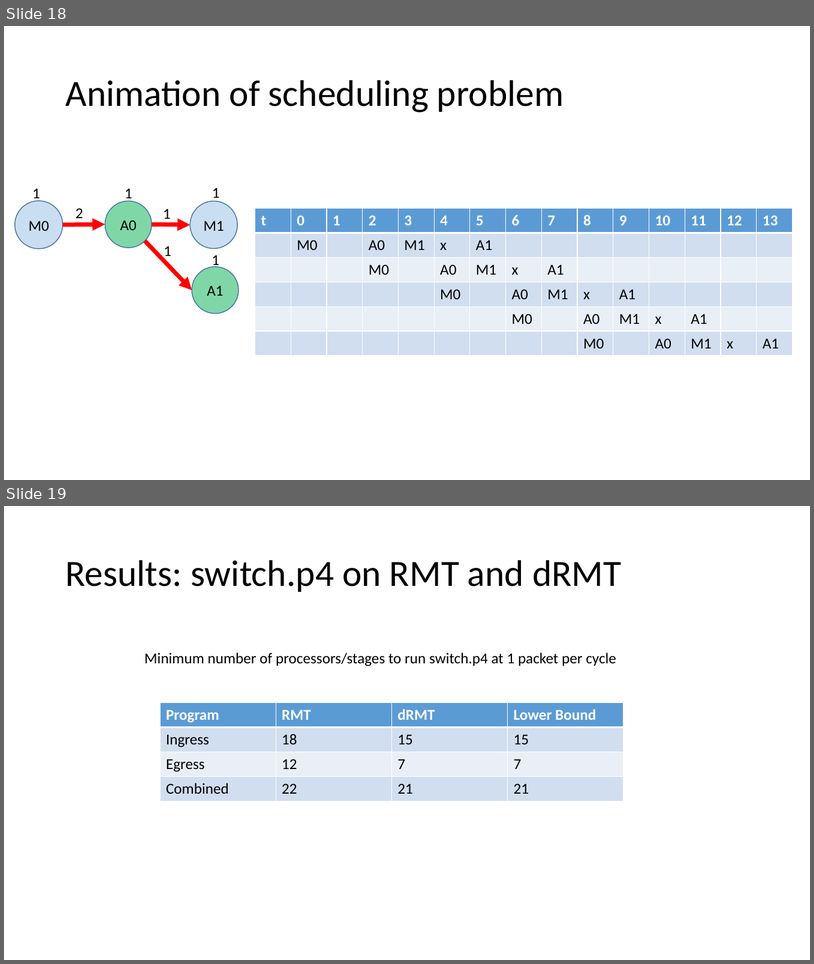
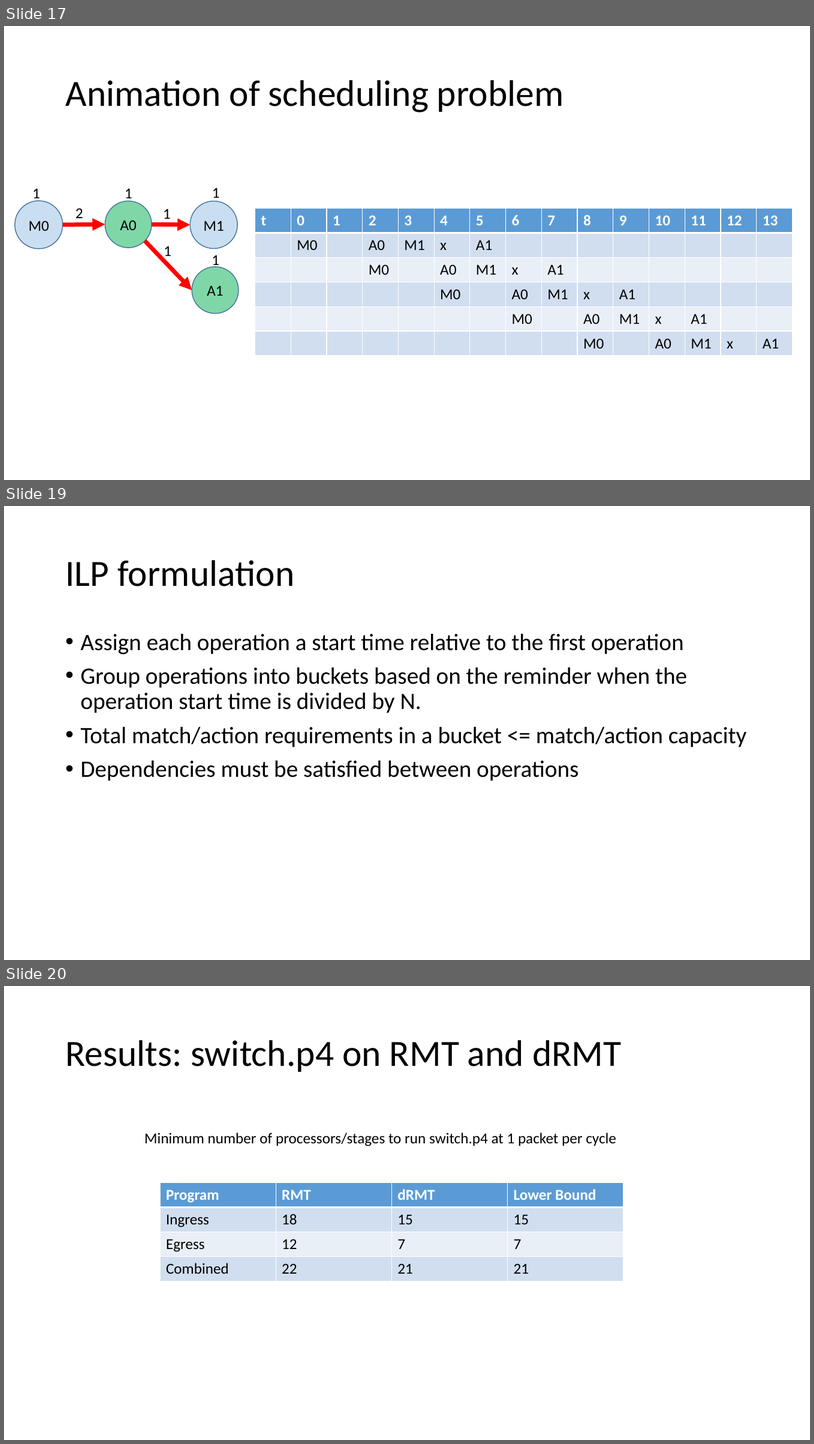
Before and after one commit to anirudhSK/drmt_talk, a slide deck: drmt.pptx. Shown one above the other, each under a label of ours: slides 18 and 19 before the commit, slides 17, 19 and 20 after it; the slides between them are not shown. The pictures are 814x964 and 814x1444 pixels, drawn with LibreOffice and Linux fonts; fonts in the diff are those of the drawing. Boxes give left, top, right and bottom in pixels: in the first picture for what was removed or moved away, otherwise in the second. Text is boxed around its words. In the diff, an @@ line names an element or a change of style, - is before the commit and + after.

```diff
--- a/drmt.pptx
+++ b/drmt.pptx
@@ slide 19 added at <box>4,506,810,960</box>, background #FFFFFF @@
@@ title added at <box>65,560,294,586</box>, 44 pt, text #000000 @@
+ILP formulation
@@ text added at <box>81,633,747,781</box>, 28 pt, text #000000 @@
+• Assign each operation a start time relative to the first operation
+• Group operations into buckets based on the reminder when the operation start time is divided by N.
+• Total match/action requirements in a bucket <= match/action capacity
+• Dependencies must be satisfied between operations
@@ what was slide 18 is now slide 17 @@
@@ what was slide 19 is now slide 20 @@
```
Also in this commit, not shown: 4 slides changed.
